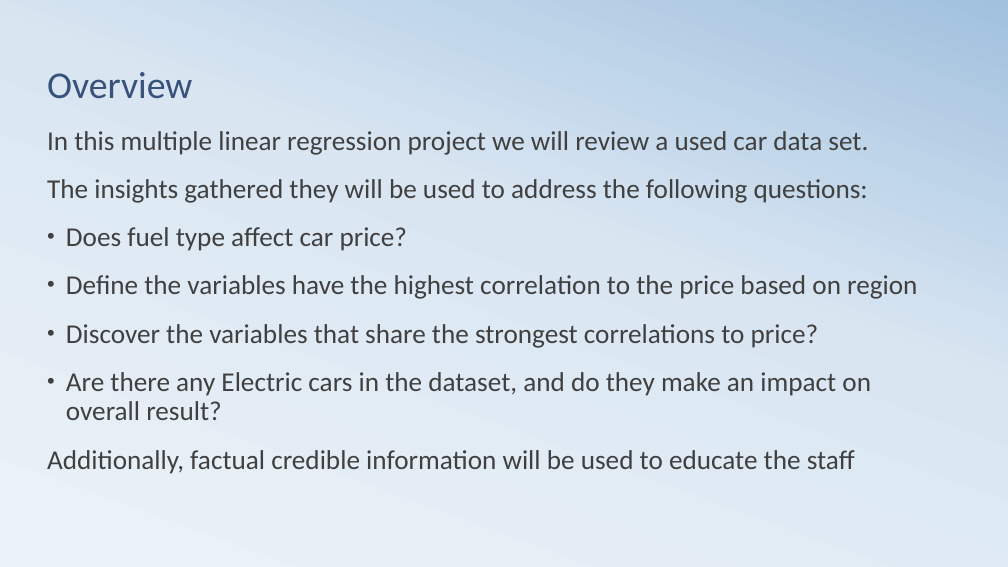
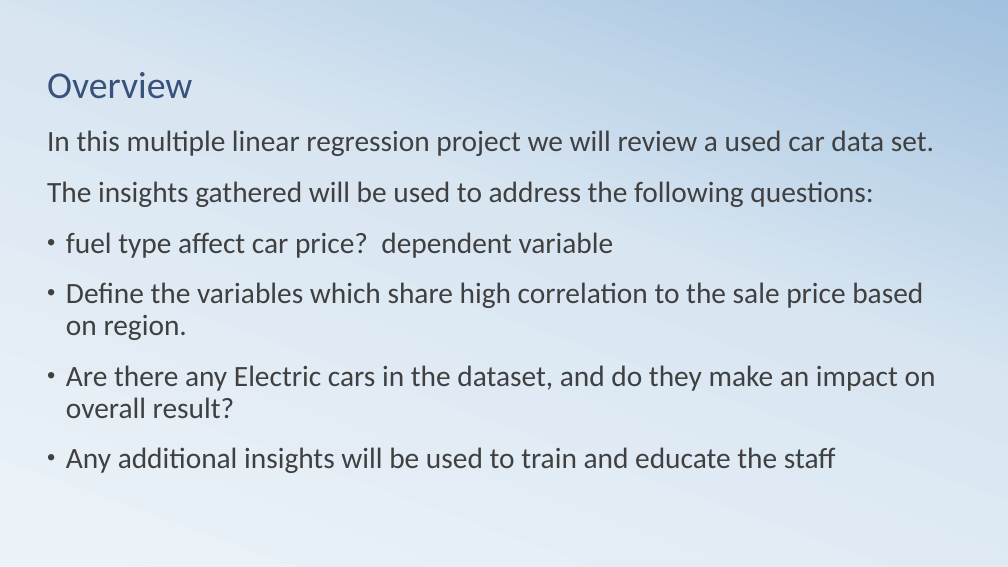
Before and after one commit to githosted/CAPSTONE, a slide deck: slide 2 of Capstone.pptx. Drawn at 1008x567 pixels with LibreOffice and Linux fonts; fonts in the diff are those of the drawing. Boxes give left, top, right and bottom in pixels: in the first picture for what was removed or moved away, otherwise in the second. Text is boxed around its words. In the diff, an @@ line names an element or a change of style, - is before the commit and + after.

```diff
--- a/Capstone.pptx
+++ b/Capstone.pptx
@@ text at (x1=47, y1=130, x2=936, y2=418): size 25.9 to 28 pt in "In this multiple linear regression project we ...", "Are there any Electric cars in the ..." @@
@@ text at (x1=47, y1=181, x2=923, y2=340): text changed; size 25.9 to 28 pt @@
-The insights gathered they will be used to address the following questions:
-• Does fuel type affect car price?
-• Define the variables have the highest correlation to the price based on region
-• Discover the variables that share the strongest correlations to price?
+The insights gathered will be used to address the following questions:
+• fuel type affect car price? dependent variable
+• Define the variables which share high correlation to the sale price based on region.
@@ text at (x1=66, y1=447, x2=836, y2=473): text changed; size 25.9 to 28 pt @@
-Additionally, factual credible information will be used to educate the staff
+• Any additional insights will be used to train and educate the staff
```
Also in this commit, not shown: 5 other slides changed, 2 slides added, 4 slides removed, 5 other files.
